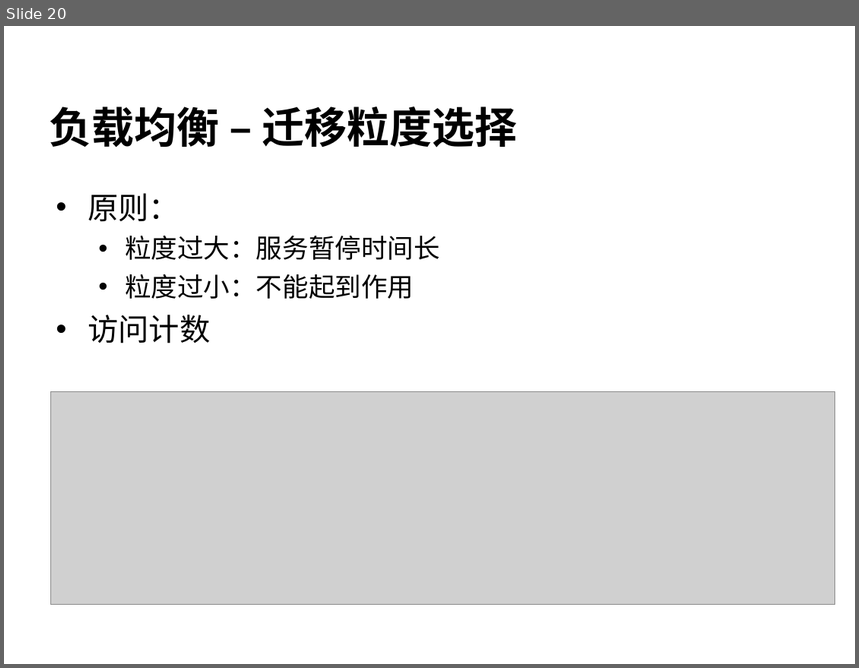
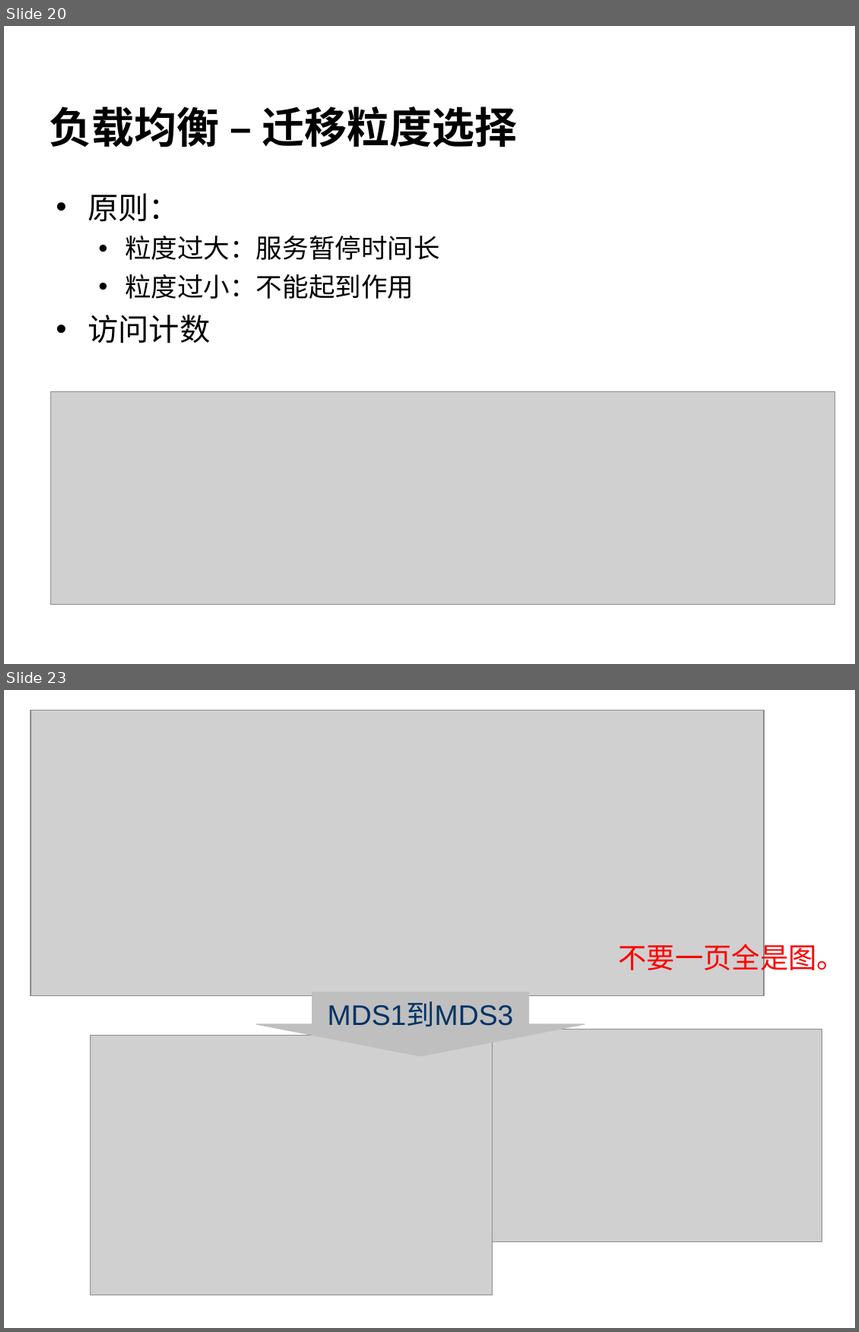
Before and after one commit to cheliequan/idning-paper, a slide deck: draft/答辩.ppt. Shown one above the other, each under a label of ours: slide 20 before the commit, slides 20 and 23 after it; the slides between them are not shown. The pictures are 859x668 and 859x1332 pixels, drawn with LibreOffice and Linux fonts; fonts in the diff are those of the drawing; grey boxes stand for pictures; background and template pictures are left out. Boxes give left, top, right and bottom in pixels: in the first picture for what was removed or moved away, otherwise in the second. Text is boxed around its words. In the diff, an @@ line names an element or a change of style, - is before the commit and + after.

```diff
--- a/draft/答辩.ppt
+++ b/draft/答辩.ppt
@@ slide 23 added at (4,690,855,1328), background picture (left out) @@
@@ picture added at (31,710,764,996) @@
@@ text added at (619,939,846,976), 24 pt, text #FF0000 @@
+不要一页全是图。
@@ down arrow added at (256,992,585,1056), fill #BFBFBF, outline #BFBFBF 0.74 pt, 24 pt, text #003366 @@
+MDS1到MDS3
@@ picture added at (491,1029,822,1242) @@
@@ picture added at (91,1036,493,1295) @@
```
Also in this commit, not shown: 12 slides changed, 3 other slides added, 3 slides removed, 1 other file.
